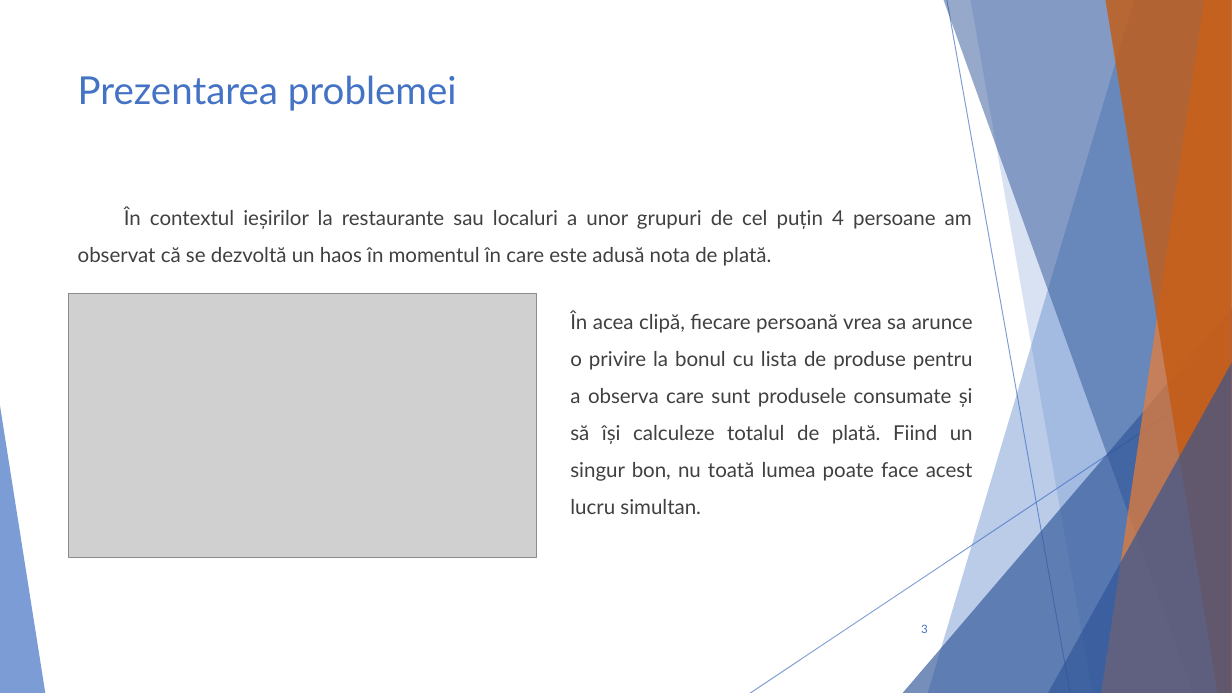
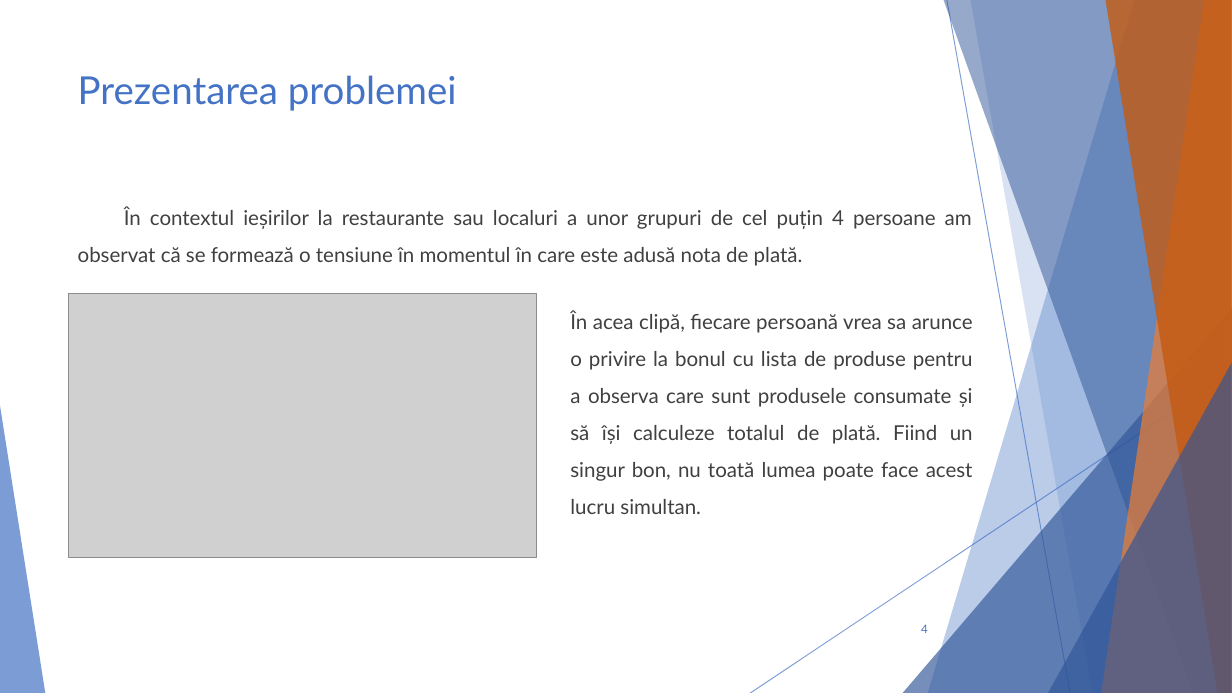
Before and after one commit to cristi-cosulianu/Licenta, a slide deck: slide 4 of Prezentare licenta.pptx (slide 3 before the commit). Drawn at 1232x693 pixels with LibreOffice and Linux fonts; fonts in the diff are those of the drawing; grey boxes stand for pictures. Boxes give left, top, right and bottom in pixels: in the first picture for what was removed or moved away, otherwise in the second. Text is boxed around its words. In the diff, an @@ line names an element or a change of style, - is before the commit and + after.

Commit message:
prezentare

```diff
--- a/Prezentare licenta.pptx
+++ b/Prezentare licenta.pptx
@@ text at (x1=78, y1=207, x2=972, y2=266): text changed @@
-În contextul ieșirilor la restaurante sau localuri a unor grupuri de cel puțin 4 persoane am observat că se dezvoltă un haos în momentul în care este adusă nota de plată.
+În contextul ieșirilor la restaurante sau localuri a unor grupuri de cel puțin 4 persoane am observat că se formează o tensiune în momentul în care este adusă nota de plată.
@@ page number at (x1=921, y1=624, x2=928, y2=633): text changed @@
-3
+4
```
Also in this commit, not shown: 11 other slides changed, 8 slides added, 6 other files.
